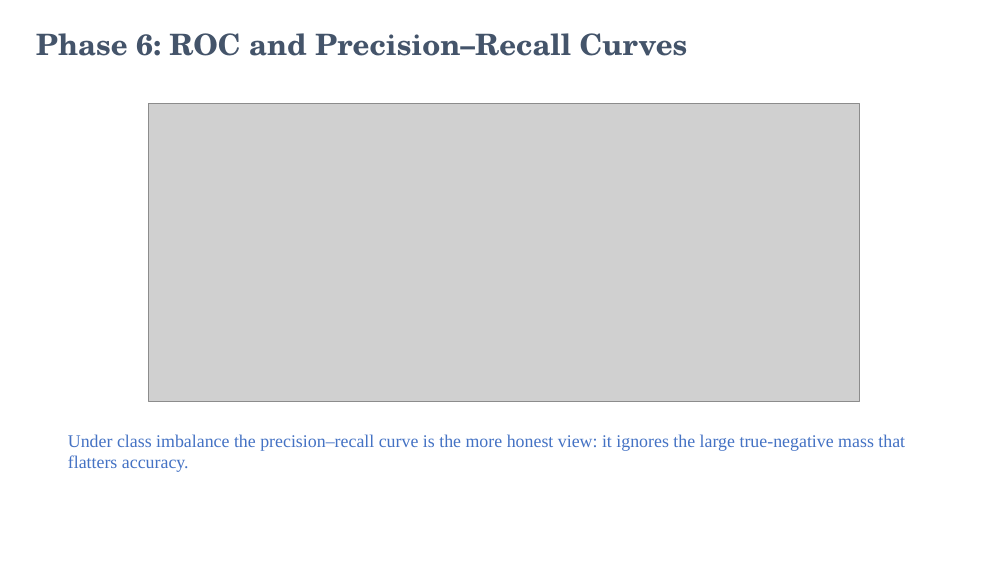
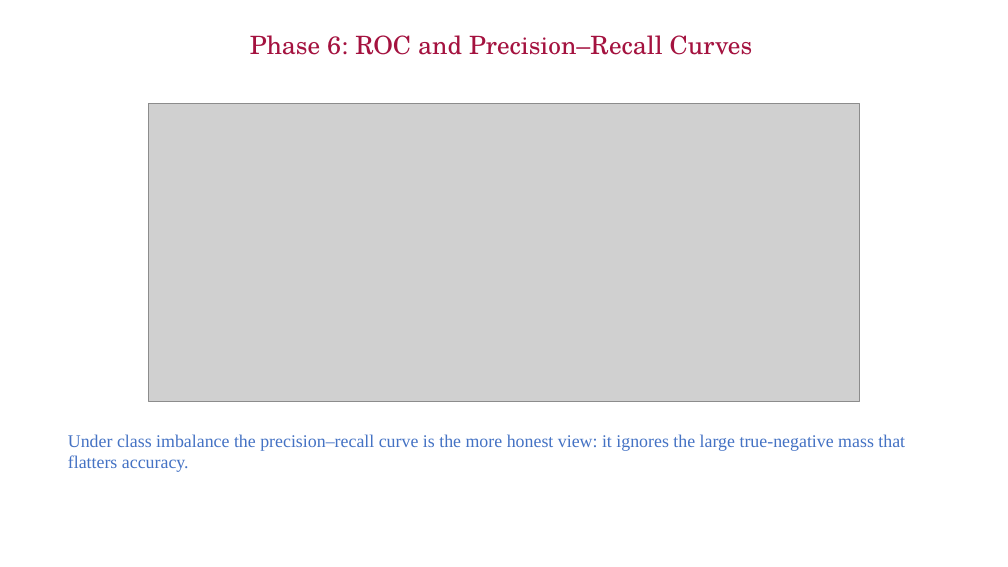
Before and after one commit to CognacStealer/BIgData, a slide deck: slide 15 of reports/MMDS_EndSem_Wikimedia_Bot_Detection.pptx. Drawn at 1008x567 pixels with LibreOffice and Linux fonts; fonts in the diff are those of the drawing; grey boxes stand for pictures; background and template pictures are left out. Boxes give left, top, right and bottom in pixels: in the first picture for what was removed or moved away, otherwise in the second. Text is boxed around its words. In the diff, an @@ line names an element or a change of style, - is before the commit and + after.

```diff
--- a/reports/MMDS_EndSem_Wikimedia_Bot_Detection.pptx
+++ b/reports/MMDS_EndSem_Wikimedia_Bot_Detection.pptx
@@ title "Phase 6: ROC and Precision–Recall ..." at box(250, 35, 753, 55): size 28 to 24 pt, text colour #44546A to #A4123F, bold off; alignment left to centre @@
```
Also in this commit, not shown: 22 other slides changed, 2 other files.
